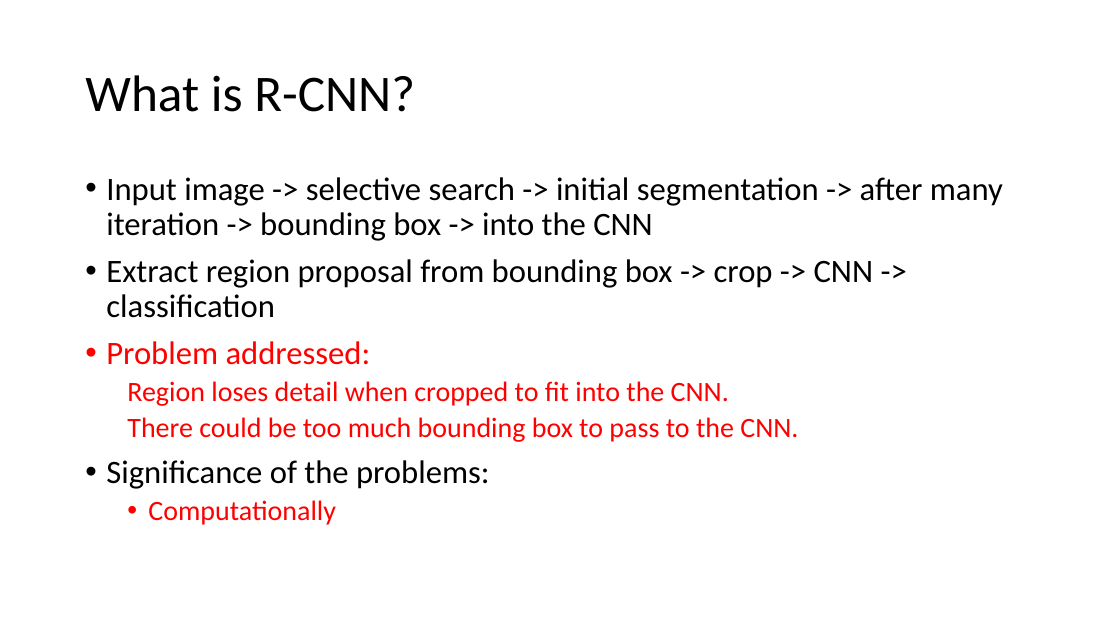
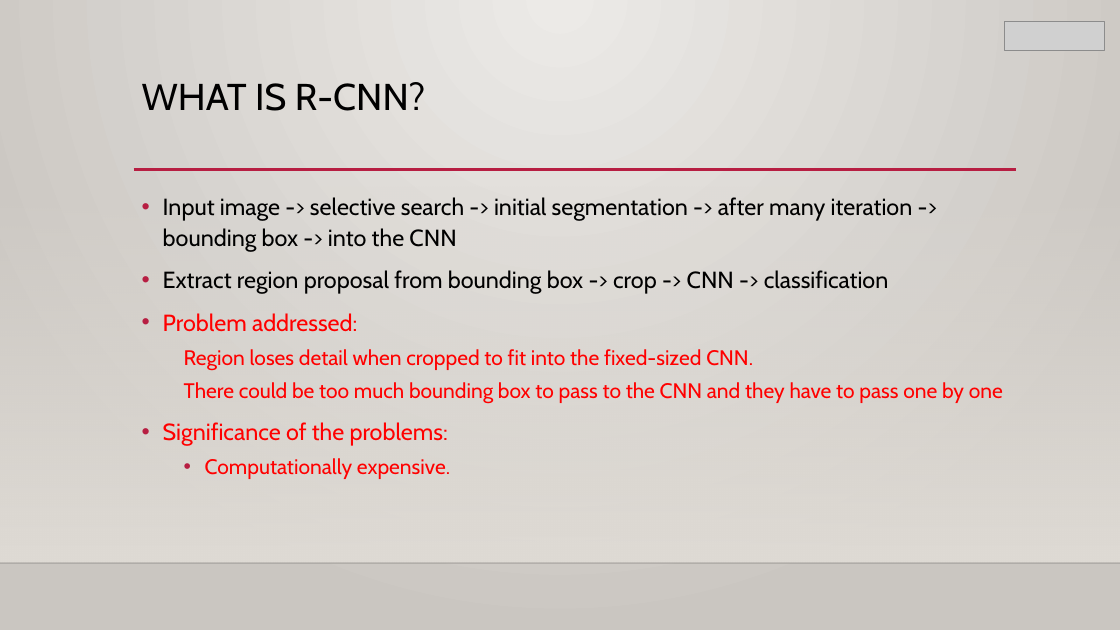
Before and after one commit to cho-minsung/multiDSP, a slide deck: slide 7 of Paper/Fast R-CNN.pptx (slide 4 before the commit). Drawn at 1120x630 pixels with LibreOffice and Linux fonts; fonts in the diff are those of the drawing; grey boxes stand for pictures; background and template pictures are left out. Boxes give left, top, right and bottom in pixels: in the first picture for what was removed or moved away, otherwise in the second. Text is boxed around its words. In the diff, an @@ line names an element or a change of style, - is before the commit and + after.

```diff
--- a/Paper/Fast R-CNN.pptx
+++ b/Paper/Fast R-CNN.pptx
@@ background #FFFFFF to gradient #ECEAE7 to #CAC7C1 @@
@@ picture added at <box>1005,21,1105,50</box> @@
@@ title "WHAT IS R-CNN?" at <box>142,82,425,111</box>: vertical alignment middle to top @@
@@ title at <box>142,82,425,111</box>: text changed; size 44 to 32 pt; font Calibri to Cabin @@
-What is R-CNN?
+WHAT IS R-CNN?
@@ line added from (134, 170) to (1017, 170), #B71E42 2.5 pt @@
@@ rectangle added at <box>0,186,1120,563</box>, fill gradient #DFDBD5 @@
@@ text "Input image -> selective search ...": place and size @@
-text "Input image -> selective search ..." at <box>106,177,1003,525</box>
+text "Input image -> selective search ..." at <box>163,197,1003,479</box>
@@ text at <box>163,197,913,446</box>: size 28 to 20 pt, font Calibri to Cabin in "Input image -> selective search -> initial ...", "Extract region proposal from bounding box -> ...", "Problem addressed:", "Significance of the problems:"; text colour #000000 to #FF0000 in "Significance of the problems:"; line spacing 0.9 to 1.1 @@
@@ text at <box>184,349,1003,404</box>: text changed; size 24 to 18 pt; font Calibri to Cabin @@
-  Region loses detail when cropped to fit into the CNN.
-  There could be too much bounding box to pass to the CNN.
+  Region loses detail when cropped to fit into the fixed-sized CNN.
+  There could be too much bounding box to pass to the CNN and they have to pass one by one
@@ text at <box>205,458,450,479</box>: text changed; size 24 to 18 pt; font Calibri to Cabin @@
-  • Computationally
+  • Computationally expensive.
@@ line added from (0, 563) to (1120, 563), #000001 1 pt @@
```
Also in this commit, not shown: 6 other slides changed, 9 slides added, 1 slide removed.
